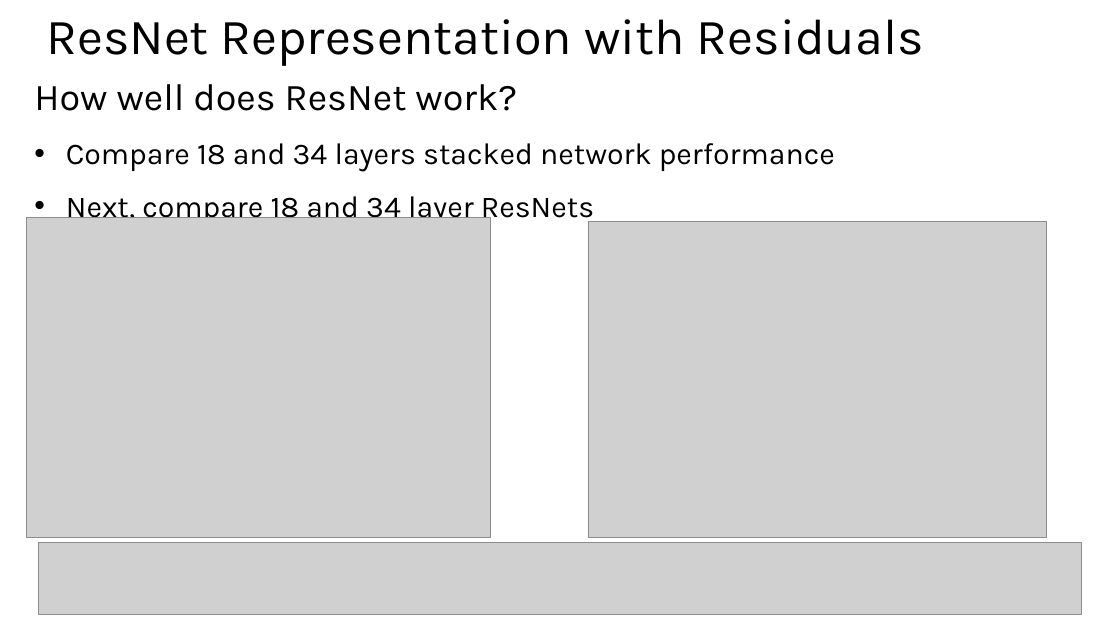
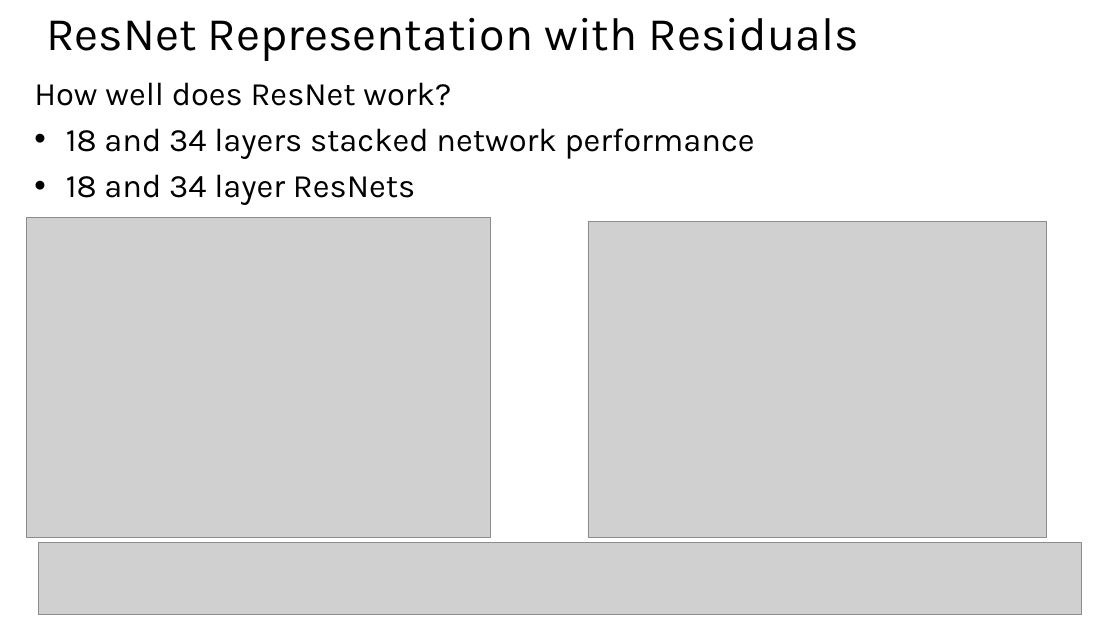
Before and after one commit to StephenElston/CSCI-E25, a slide deck: slide 47 of Slides/6_ConvolutionalNNs.pptx. Drawn at 1120x630 pixels with LibreOffice and Linux fonts; fonts in the diff are those of the drawing; grey boxes stand for pictures; background and template pictures are left out. Boxes give left, top, right and bottom in pixels: in the first picture for what was removed or moved away, otherwise in the second. Text is boxed around its words. In the diff, an @@ line names an element or a change of style, - is before the commit and + after.

```diff
--- a/Slides/6_ConvolutionalNNs.pptx
+++ b/Slides/6_ConvolutionalNNs.pptx
@@ text "ResNet Representation with Residuals" at (46, 18, 859, 61): size 43.2 to 40 pt @@
@@ text at (34, 82, 451, 106): size 32.4 to 28 pt in "How well does ResNet work?"; less space between paragraphs @@
@@ text at (66, 128, 755, 205): text changed; size 25.9 to 28 pt @@
-• Compare 18 and 34 layers stacked network performance
-• Next, compare 18 and 34 layer ResNets
+• 18 and 34 layers stacked network performance
+• 18 and 34 layer ResNets
```
Also in this commit, not shown: 37 other slides changed, 3 slides added, 7 slides removed.
